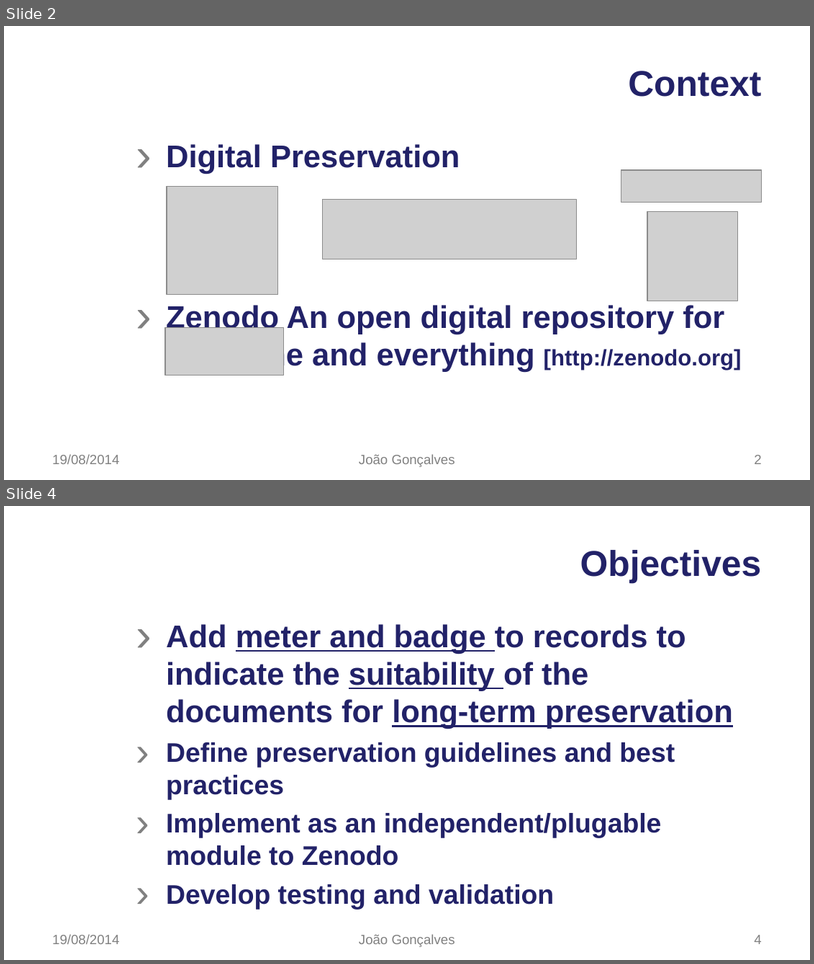
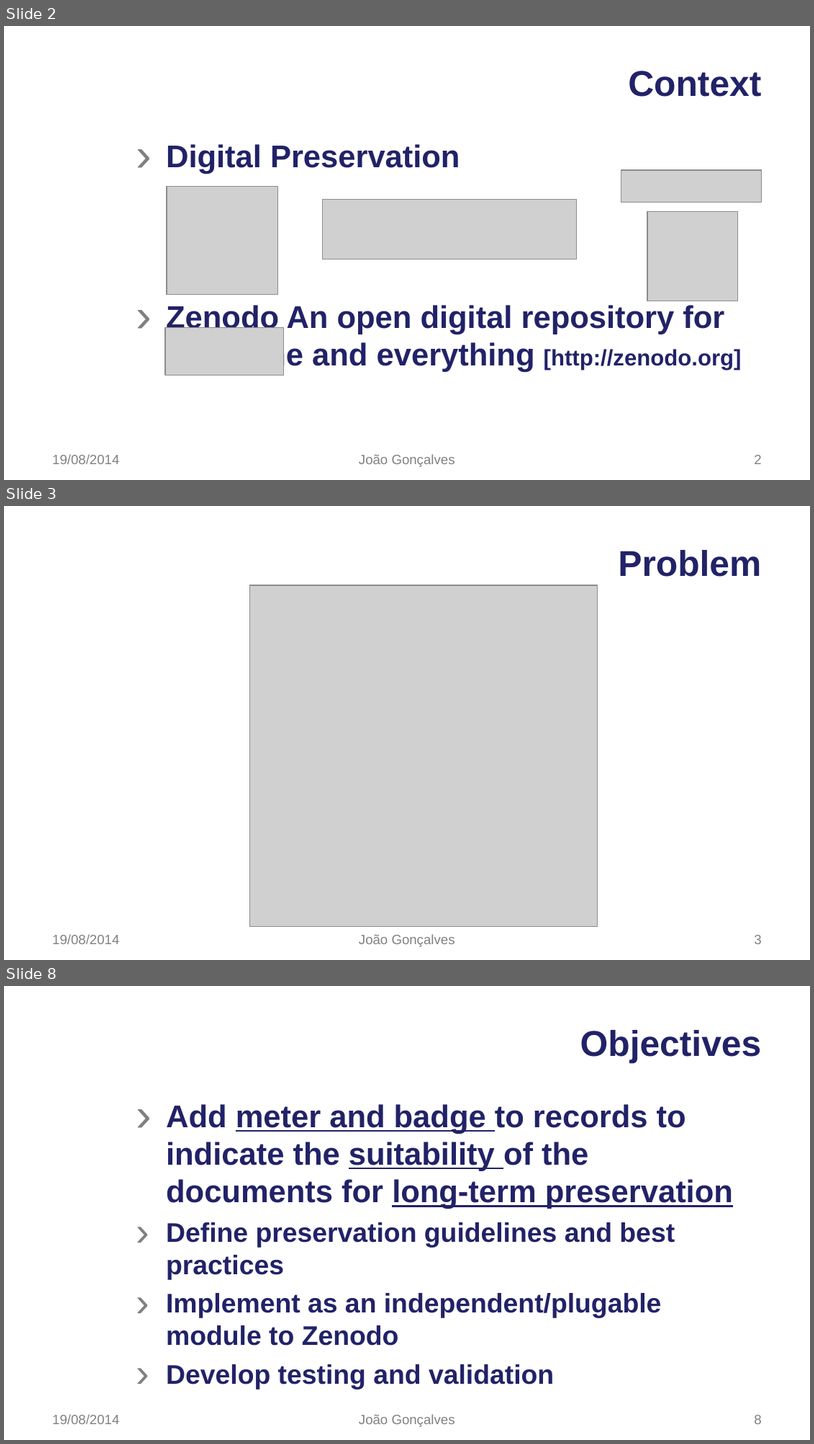
Before and after one commit to jsvgoncalves/summer-project, a slide deck: CERN#JoaoGoncalves-RC1.odp. Shown one above the other, each under a label of ours: slides 2 and 4 before the commit, slides 2, 3 and 8 after it; the slides between them are not shown. The pictures are 814x964 and 814x1444 pixels, drawn with LibreOffice and Linux fonts; fonts in the diff are those of the drawing; grey boxes stand for pictures; background and template pictures are left out. Boxes give left, top, right and bottom in pixels: in the first picture for what was removed or moved away, otherwise in the second. Text is boxed around its words. In the diff, an @@ line names an element or a change of style, - is before the commit and + after.

```diff
--- a/CERN#JoaoGoncalves-RC1.odp
+++ b/CERN#JoaoGoncalves-RC1.odp
@@ slide 3 added at (x1=4, y1=506, x2=810, y2=960), background picture (left out) @@
@@ title added at (x1=618, y1=550, x2=761, y2=577), 32 pt, text #222268, bold @@
+Problem
@@ picture added at (x1=250, y1=585, x2=597, y2=926) @@
@@ text added at (x1=52, y1=934, x2=119, y2=944), 12 pt, text #808080 @@
+19/08/2014
@@ text added at (x1=359, y1=934, x2=455, y2=947), 12 pt, text #808080 @@
+João Gonçalves
@@ page number added at (x1=754, y1=934, x2=761, y2=944), 12 pt, text #808080 @@
+3
@@ what was slide 4 is now slide 8 @@
@@ page number at (x1=754, y1=1414, x2=761, y2=1424): text changed @@
-4
+8
```
Also in this commit, not shown: 2 slides changed, 6 other slides added, 1 other file.
